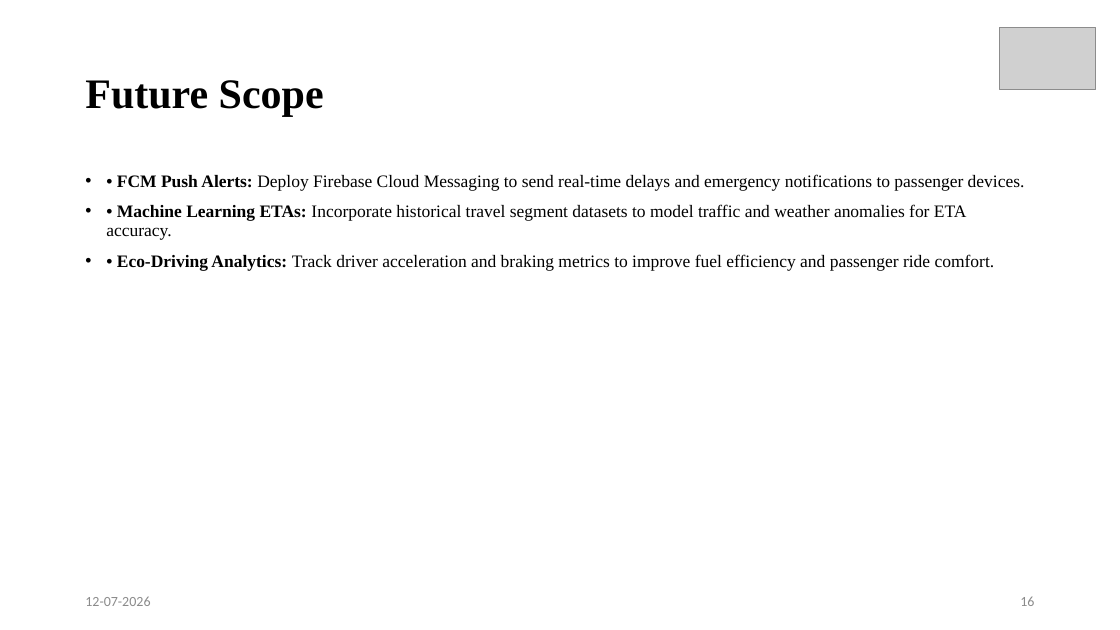
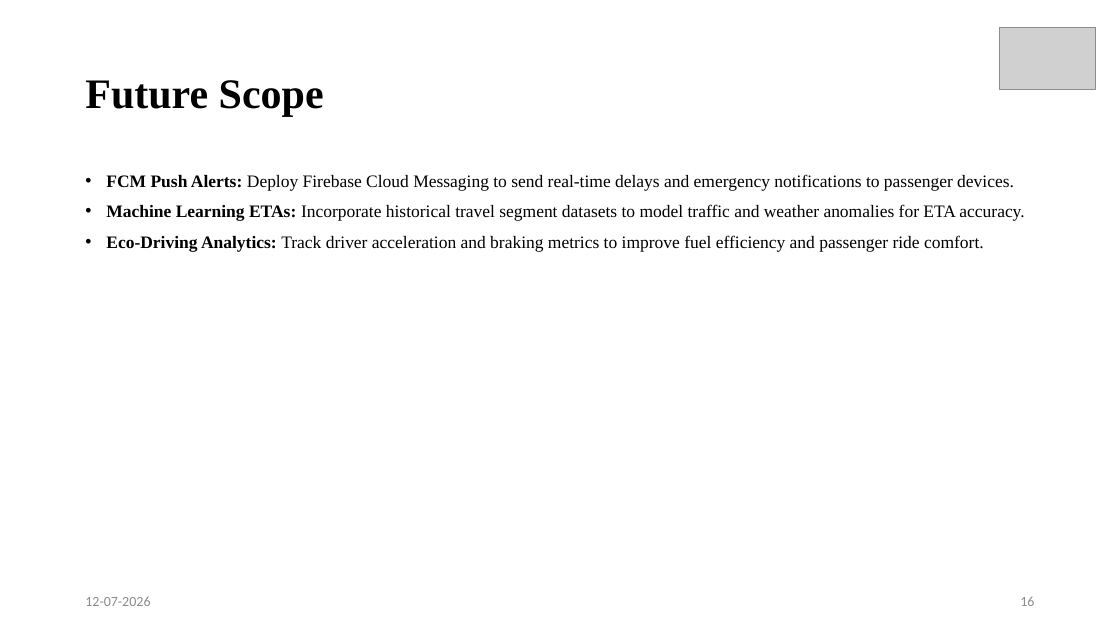
Before and after one commit to rajeshbendi60-maker/TransPulse, a slide deck: slide 16 of ppt/R24_Community_Project_PPT_Template.pptx. Drawn at 1120x630 pixels with LibreOffice and Linux fonts; fonts in the diff are those of the drawing; grey boxes stand for pictures. Boxes give left, top, right and bottom in pixels: in the first picture for what was removed or moved away, otherwise in the second. Text is boxed around its words. In the diff, an @@ line names an element or a change of style, - is before the commit and + after.

```diff
--- a/ppt/R24_Community_Project_PPT_Template.pptx
+++ b/ppt/R24_Community_Project_PPT_Template.pptx
@@ text at (106, 174, 1024, 252): text changed @@
-• • FCM Push Alerts: Deploy Firebase Cloud Messaging to send real-time delays and emergency notifications to passenger devices.
-• • Machine Learning ETAs: Incorporate historical travel segment datasets to model traffic and weather anomalies for ETA accuracy.
-• • Eco-Driving Analytics: Track driver acceleration and braking metrics to improve fuel efficiency and passenger ride comfort.
+• FCM Push Alerts: Deploy Firebase Cloud Messaging to send real-time delays and emergency notifications to passenger devices.
+• Machine Learning ETAs: Incorporate historical travel segment datasets to model traffic and weather anomalies for ETA accuracy.
+• Eco-Driving Analytics: Track driver acceleration and braking metrics to improve fuel efficiency and passenger ride comfort.
```
Also in this commit, not shown: 17 other slides changed, 5 other files.
